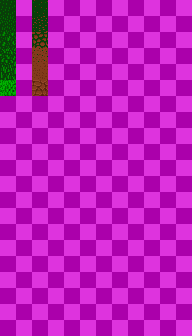
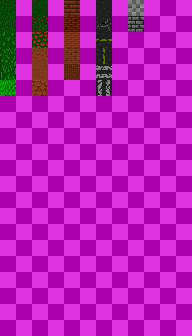
Comparing the layer stacks of the two (192, 336) images. Changes:
painted on "tiles" over [left=64, top=0, right=144, bottom=96]
